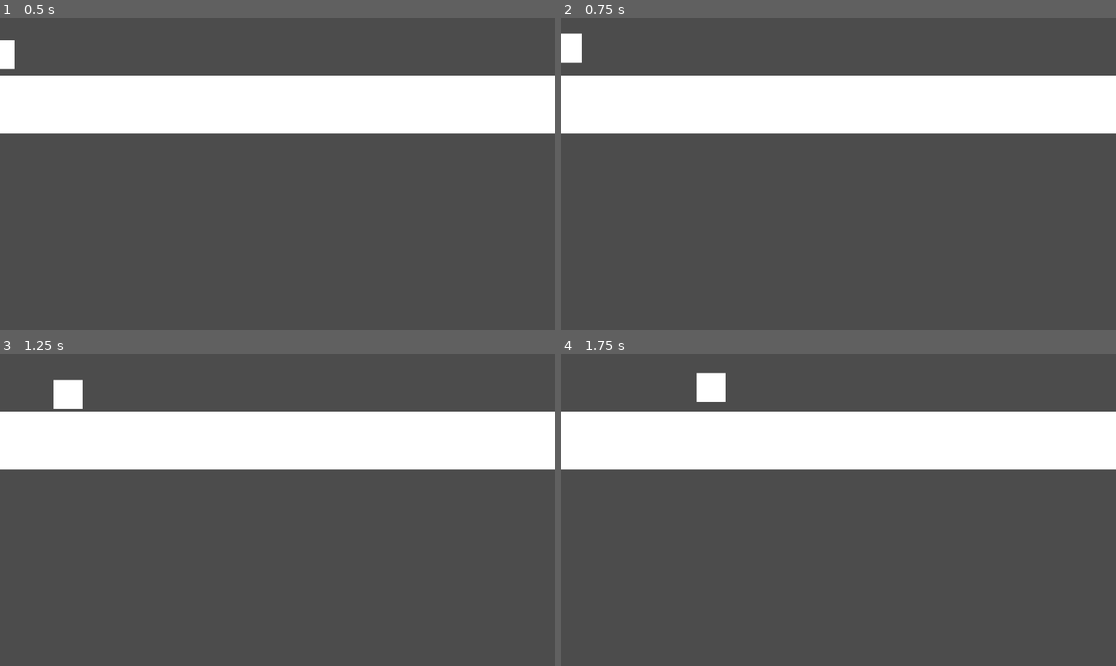
Above: before the commit, frames 1-4 (two rows, left to right).
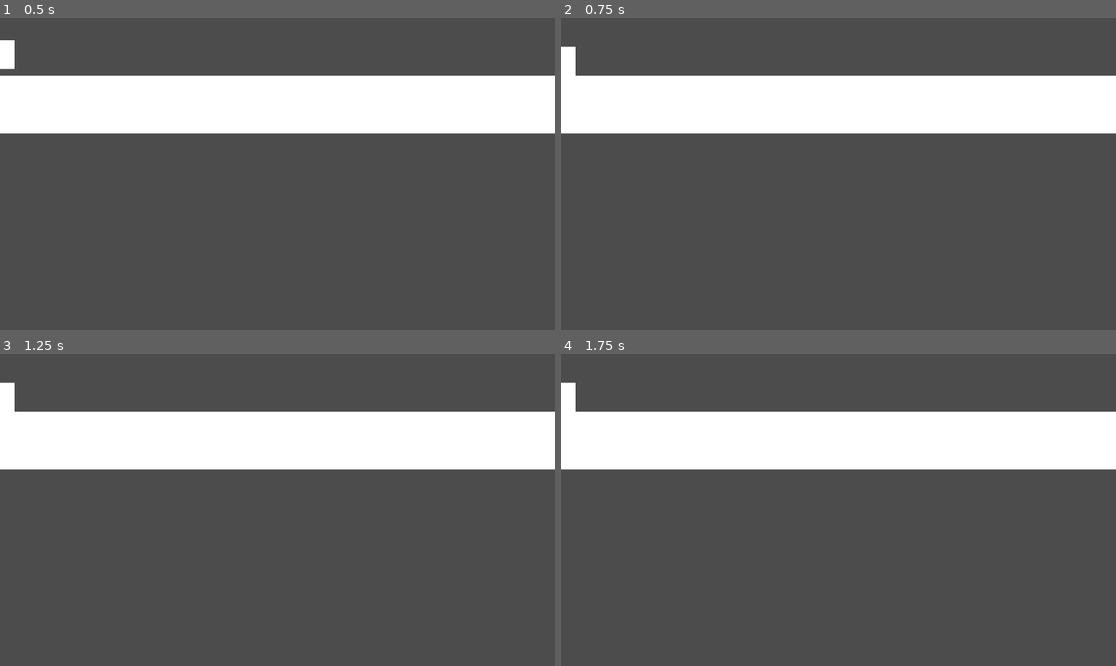
Above: after the commit, the same moments.

Repository: yimmit303/WGJ-149
Game: Godot game, scene res://Scenes/Root/Root.tscn
The game is run twice, just before and just after one commit, with the same random seed, the same clock (stepped at 60 frames per second) and the same inputs. After the commit the project has no main scene; this scene is started directly in both runs.
Inputs:
- Up to frame 1 (0.5 s): no input
- Up to frame 2 (0.75 s): tap Enter at 0.5 s; hold D (move_right, bound only before the commit) from 0.53 s (still down); hold Space (jump, bound only before the commit) from 0.53 s (still down)
- Up to frame 3 (1.25 s): keep holding D (move_right, bound only before the commit); keep holding Space (jump, bound only before the commit)
- Up to frame 4 (1.75 s): keep holding D (move_right, bound only before the commit); release Space (jump, bound only before the commit) at 1.28 s; tap Space (jump, bound only before the commit) at 1.35, 1.52 s

Frame 1 is identical in both runs. In frame 2, 0.3% of the frame differs, in the area x 0-4%, y 4-19%; in frame 3, 0.7%, in the area x 0-15%, y 8-19%; in frame 4, 0.7%.

Commit message:
Added Door

Diff:
--- a/Scenes/Station/Station_Mockup.tscn
+++ b/Scenes/Station/Station_Mockup.tscn
@@ -34,6 +34,30 @@
 [ext_resource path="res://Scenes/Station/Props/BulletinBoard.png" type="Texture" id=32]
 [ext_resource path="res://Scenes/Station/Environment/WindowWall_Blinds_Tile.png" type="Texture" id=33]
 [ext_resource path="res://Scenes/Station/Environment/Wall_Divider.png" type="Texture" id=34]
+[ext_resource path="res://Scenes/Station/Environment/Animated/Door1.png" type="Texture" id=35]
+[ext_resource path="res://Scenes/Station/Environment/Animated/Door3.png" type="Texture" id=36]
+[ext_resource path="res://Scenes/Station/Environment/Animated/Door4.png" type="Texture" id=37]
+[ext_resource path="res://Scenes/Station/Environment/Animated/Door5.png" type="Texture" id=38]
+[ext_resource path="res://Scenes/Station/Environment/Animated/Door6.png" type="Texture" id=39]
+[ext_resource path="res://Scenes/Station/Environment/Animated/Door2.png" type="Texture" id=40]
+[ext_resource path="res://Scenes/Station/Environment/Animated/Door7.png" type="Texture" id=41]
+[ext_resource path="res://Scenes/Station/Environment/Animated/Door8.png" type="Texture" id=42]
+[ext_resource path="res://Scenes/Station/Environment/Animated/Door13.png" type="Texture" id=43]
+[ext_resource path="res://Scenes/Station/Environment/Animated/Door15.png" type="Texture" id=44]
+[ext_resource path="res://Scenes/Station/Environment/Animated/Door10.png" type="Texture" id=45]
+[ext_resource path="res://Scenes/Station/Environment/Animated/Door12.png" type="Texture" id=46]
+[ext_resource path="res://Scenes/Station/Environment/Animated/Door9.png" type="Texture" id=47]
+[ext_resource path="res://Scenes/Station/Environment/Animated/Door14.png" type="Texture" id=48]
+[ext_resource path="res://Scenes/Station/Environment/Animated/Door11.png" type="Texture" id=49]
+[ext_resource path="res://Scenes/Station/Environment/Animated/Door16.png" type="Texture" id=50]
+
+[sub_resource type="SpriteFrames" id=1]
+animations = [ {
+"frames": [ ExtResource( 35 ), ExtResource( 40 ), ExtResource( 36 ), ExtResource( 37 ), ExtResource( 38 ), ExtResource( 39 ), ExtResource( 41 ), ExtResource( 42 ), ExtResource( 47 ), ExtResource( 45 ), ExtResource( 49 ), ExtResource( 46 ), ExtResource( 43 ), ExtResource( 48 ), ExtResource( 44 ), ExtResource( 50 ) ],
+"loop": true,
+"name": "default",
+"speed": 5.0
+} ]
 
 [node name="Node2D" type="Node2D"]
 position = Vector2( 0, -16 )
@@ -278,35 +302,39 @@
 texture = ExtResource( 5 )
 
 [node name="Wall18" type="Sprite" parent="."]
-position = Vector2( 16, -272 )
+position = Vector2( 16, -288 )
 texture = ExtResource( 5 )
 
 [node name="Wall17" type="Sprite" parent="."]
-position = Vector2( 48, -272 )
+position = Vector2( 48, -288 )
 texture = ExtResource( 5 )
 
 [node name="Wall16" type="Sprite" parent="."]
-position = Vector2( 80, -272 )
+position = Vector2( 80, -288 )
 texture = ExtResource( 5 )
 
 [node name="Wall15" type="Sprite" parent="."]
-position = Vector2( 112, -272 )
+position = Vector2( 112, -288 )
 texture = ExtResource( 5 )
 
 [node name="Wall14" type="Sprite" parent="."]
-position = Vector2( 144, -272 )
+position = Vector2( 144, -288 )
 texture = ExtResource( 5 )
 
 [node name="Wall13" type="Sprite" parent="."]
-position = Vector2( 176, -272 )
+position = Vector2( 176, -288 )
 texture = ExtResource( 5 )
 
 [node name="Wall12" type="Sprite" parent="."]
-position = Vector2( 208, -272 )
+position = Vector2( 208, -288 )
+texture = ExtResource( 5 )
+
+[node name="Wall19" type="Sprite" parent="."]
+position = Vector2( 240, -288 )
 texture = ExtResource( 5 )
 
 [node name="Vent3" type="Sprite" parent="."]
-position = Vector2( 16, -168 )
+position = Vector2( 16, -176 )
 texture = ExtResource( 11 )
 
 [node name="CeilingLight5" type="Sprite" parent="."]
@@ -322,19 +350,19 @@
 texture = ExtResource( 9 )
 
 [node name="CeilingLight13" type="Sprite" parent="."]
-position = Vector2( 112, -272 )
+position = Vector2( 112, -288 )
 texture = ExtResource( 9 )
 
 [node name="CeilingLight12" type="Sprite" parent="."]
-position = Vector2( 208, -272 )
+position = Vector2( 208, -288 )
 texture = ExtResource( 9 )
 
 [node name="CeilingLight11" type="Sprite" parent="."]
-position = Vector2( 208, -272 )
+position = Vector2( 208, -288 )
 texture = ExtResource( 9 )
 
 [node name="CeilingLight10" type="Sprite" parent="."]
-position = Vector2( 16, -272 )
+position = Vector2( 16, -288 )
 texture = ExtResource( 9 )
 
 [node name="Lockers" type="Sprite" parent="."]
@@ -350,27 +378,27 @@
 texture = ExtResource( 30 )
 
 [node name="First" type="Sprite" parent="."]
-position = Vector2( -8, -8 )
+position = Vector2( -16, -8 )
 scale = Vector2( 0.5, 0.5 )
 texture = ExtResource( 28 )
 
 [node name="Second" type="Sprite" parent="."]
-position = Vector2( -8, -88 )
+position = Vector2( -16, -88 )
 scale = Vector2( 0.5, 0.5 )
 texture = ExtResource( 31 )
 
 [node name="Third" type="Sprite" parent="."]
-position = Vector2( -8, -168 )
+position = Vector2( -16, -168 )
 scale = Vector2( 0.5, 0.5 )
 texture = ExtResource( 29 )
 
 [node name="Forth" type="Sprite" parent="."]
-position = Vector2( -8, -248 )
+position = Vector2( -16, -248 )
 scale = Vector2( 0.5, 0.5 )
 texture = ExtResource( 26 )
 
 [node name="Fifth" type="Sprite" parent="."]
-position = Vector2( -8, -312 )
+position = Vector2( -16, -328 )
 scale = Vector2( 0.5, 0.5 )
 texture = ExtResource( 27 )
 
@@ -410,84 +438,88 @@
 position = Vector2( 208, -240 )
 texture = ExtResource( 4 )
 
+[node name="Floor_Carpet16" type="Sprite" parent="."]
+position = Vector2( 240, -240 )
+texture = ExtResource( 4 )
+
 [node name="BulletinBoard" type="Sprite" parent="."]
 position = Vector2( 104, -184 )
 texture = ExtResource( 32 )
 
 [node name="Wall_2" type="Sprite" parent="."]
-position = Vector2( 48, -352 )
+position = Vector2( 48, -368 )
 texture = ExtResource( 2 )
 
 [node name="Floor_Carpet13" type="Sprite" parent="."]
-position = Vector2( 48, -304 )
+position = Vector2( 48, -320 )
 texture = ExtResource( 6 )
 
 [node name="Wall_3" type="Sprite" parent="."]
-position = Vector2( 112, -352 )
+position = Vector2( 112, -368 )
 texture = ExtResource( 2 )
 
 [node name="Floor_Carpet14" type="Sprite" parent="."]
-position = Vector2( 112, -304 )
+position = Vector2( 112, -320 )
 texture = ExtResource( 6 )
 
 [node name="WindowWall_Blinds_4" type="Sprite" parent="."]
-position = Vector2( 144, -320 )
+position = Vector2( 144, -336 )
 texture = ExtResource( 3 )
 
 [node name="Wall_4" type="Sprite" parent="."]
-position = Vector2( 176, -352 )
+position = Vector2( 176, -368 )
 texture = ExtResource( 2 )
 
 [node name="Floor_Carpet15" type="Sprite" parent="."]
-position = Vector2( 176, -304 )
+position = Vector2( 176, -320 )
 texture = ExtResource( 6 )
 
 [node name="WindowWall_NoBlinds_2" type="Sprite" parent="."]
-position = Vector2( 16, -320 )
+position = Vector2( 16, -336 )
 texture = ExtResource( 17 )
 
 [node name="WindowWall_NoBlinds_3" type="Sprite" parent="."]
-position = Vector2( 80, -320 )
+position = Vector2( 80, -336 )
 texture = ExtResource( 17 )
 
 [node name="WindowWall_NoBlinds_4" type="Sprite" parent="."]
-position = Vector2( 208, -320 )
+position = Vector2( 208, -336 )
 texture = ExtResource( 17 )
 
 [node name="Desk2" type="Sprite" parent="."]
-position = Vector2( 104, -320 )
+position = Vector2( 104, -336 )
 texture = ExtResource( 10 )
 
 [node name="Desk3" type="Sprite" parent="."]
-position = Vector2( 136, -320 )
+position = Vector2( 136, -336 )
 texture = ExtResource( 10 )
 
 [node name="Desk4" type="Sprite" parent="."]
-position = Vector2( 168, -320 )
+position = Vector2( 168, -336 )
 texture = ExtResource( 10 )
 
 [node name="Phone2" type="Sprite" parent="."]
-position = Vector2( 104, -320 )
+position = Vector2( 104, -336 )
 texture = ExtResource( 15 )
 
 [node name="Phone3" type="Sprite" parent="."]
-position = Vector2( 136, -320 )
+position = Vector2( 136, -336 )
 texture = ExtResource( 15 )
 
 [node name="Phone4" type="Sprite" parent="."]
-position = Vector2( 168, -320 )
+position = Vector2( 168, -336 )
 texture = ExtResource( 15 )
 
 [node name="BulletinBoard2" type="Sprite" parent="."]
-position = Vector2( 48, -312 )
+position = Vector2( 48, -328 )
 texture = ExtResource( 32 )
 
 [node name="CeilingLight14" type="Sprite" parent="."]
-position = Vector2( 16, -352 )
+position = Vector2( 16, -368 )
 texture = ExtResource( 9 )
 
 [node name="CeilingLight15" type="Sprite" parent="."]
-position = Vector2( 112, -352 )
+position = Vector2( 112, -368 )
 texture = ExtResource( 9 )
 
 [node name="CeilingLight" type="Sprite" parent="CeilingLight15"]
@@ -495,7 +527,7 @@
 texture = ExtResource( 9 )
 
 [node name="PictureJohnSmith2" type="Sprite" parent="."]
-position = Vector2( 176, -336 )
+position = Vector2( 176, -352 )
 texture = ExtResource( 1 )
 
 [node name="FilingCabinet" type="Sprite" parent="."]
@@ -533,3 +565,17 @@
 [node name="Wall_Divider" type="Sprite" parent="."]
 position = Vector2( 224, -192 )
 texture = ExtResource( 34 )
+
+[node name="Wall_Divider2" type="Sprite" parent="."]
+position = Vector2( 224, -272 )
+texture = ExtResource( 34 )
+
+[node name="Wall_Divider3" type="Sprite" parent="."]
+position = Vector2( 224, -352 )
+texture = ExtResource( 34 )
+
+[node name="AnimatedSprite" type="AnimatedSprite" parent="."]
+position = Vector2( 232, -256 )
+frames = SubResource( 1 )
+frame = 6
+playing = true
--- a/project.godot
+++ b/project.godot
@@ -16,7 +16,6 @@
 [application]
 
 config/name="WGJ-149"
-run/main_scene="res://Scenes/Root/Root.tscn"
 config/icon="res://icon.png"
 
 [display]
@@ -27,30 +26,28 @@
 window/size/borderless=true
 window/size/fullscreen=true
 
-[input]
+[importer_defaults]
 
-move_right={
-"deadzone": 0.5,
-"events": [ Object(InputEventKey,"resource_local_to_scene":false,"resource_name":"","device":0,"alt":false,"shift":false,"control":false,"meta":false,"command":false,"pressed":false,"scancode":68,"unicode":0,"echo":false,"script":null)
- ]
+texture={
+"compress/bptc_ldr": 0,
+"compress/hdr_mode": 0,
+"compress/lossy_quality": 0.7,
+"compress/mode": 0,
+"compress/normal_map": 0,
+"detect_3d": true,
+"flags/anisotropic": false,
+"flags/filter": false,
+"flags/mipmaps": false,
+"flags/repeat": 0,
+"flags/srgb": 2,
+"process/HDR_as_SRGB": false,
+"process/fix_alpha_border": true,
+"process/invert_color": false,
+"process/premult_alpha": false,
+"size_limit": 0,
+"stream": false,
+"svg/scale": 1.0
 }
-move_left={
-"deadzone": 0.5,
-"events": [ Object(InputEventKey,"resource_local_to_scene":false,"resource_name":"","device":0,"alt":false,"shift":false,"control":false,"meta":false,"command":false,"pressed":false,"scancode":65,"unicode":0,"echo":false,"script":null)
- ]
-}
-jump={
-"deadzone": 0.5,
-"events": [ Object(InputEventKey,"resource_local_to_scene":false,"resource_name":"","device":0,"alt":false,"shift":false,"control":false,"meta":false,"command":false,"pressed":false,"scancode":32,"unicode":0,"echo":false,"script":null)
- ]
-}
-
-[layer_names]
-
-2d_render/layer_1="player"
-2d_render/layer_2="npc"
-2d_render/layer_3="entities"
-2d_render/layer_4="obstacles"
 
 [rendering]
 
Binary file added: Scenes/Station/Environment/Animated/Door1.png
Not shown, added: Scenes/Station/Environment/Animated/Door1.png.import
Binary file added: Scenes/Station/Environment/Animated/Door10.png
Not shown, added: Scenes/Station/Environment/Animated/Door10.png.import
Binary file added: Scenes/Station/Environment/Animated/Door11.png
Not shown, added: Scenes/Station/Environment/Animated/Door11.png.import
Binary file added: Scenes/Station/Environment/Animated/Door12.png
Not shown, added: Scenes/Station/Environment/Animated/Door12.png.import
Binary file added: Scenes/Station/Environment/Animated/Door13.png
Not shown, added: Scenes/Station/Environment/Animated/Door13.png.import
Binary file added: Scenes/Station/Environment/Animated/Door14.png
Not shown, added: Scenes/Station/Environment/Animated/Door14.png.import
(and 23 more such lines)
